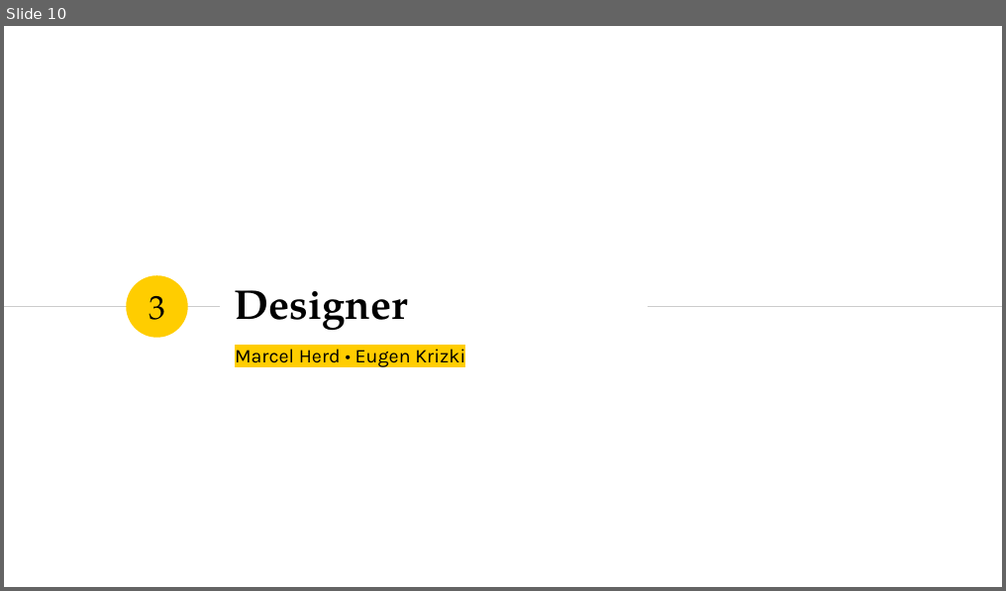
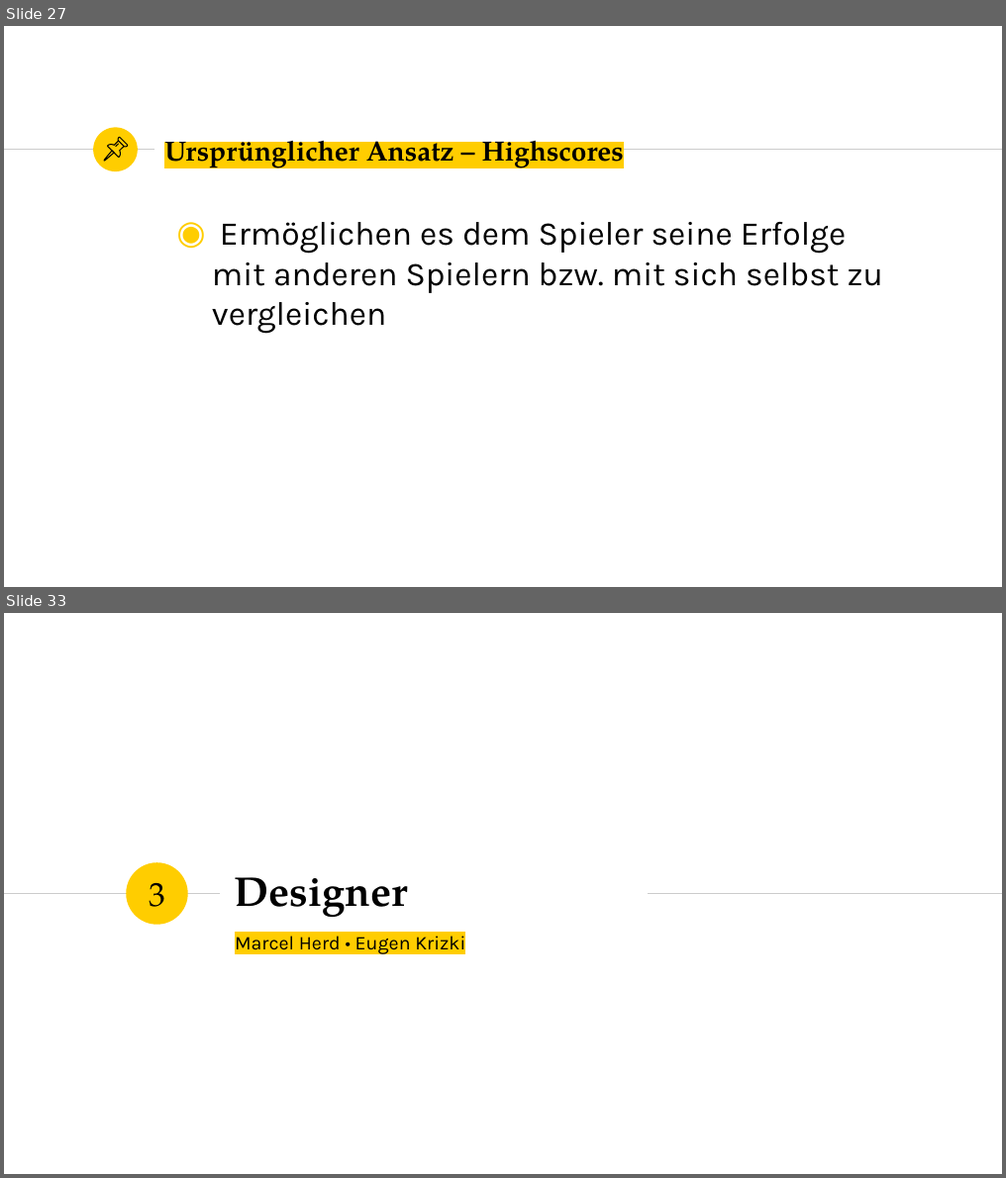
Before and after one commit to marcelherd/OOT-Projekt, a slide deck: Presentation/Presentation.pptx. Shown one above the other, each under a label of ours: slide 10 before the commit, slides 27 and 33 after it; the slides between them are not shown. The pictures are 1006x591 and 1006x1178 pixels, drawn with LibreOffice and Linux fonts; fonts in the diff are those of the drawing. Boxes give left, top, right and bottom in pixels: in the first picture for what was removed or moved away, otherwise in the second. Text is boxed around its words. In the diff, an @@ line names an element or a change of style, - is before the commit and + after.

```diff
--- a/Presentation/Presentation.pptx
+++ b/Presentation/Presentation.pptx
@@ slide 27 added at (4, 26, 1002, 587), background #FFFFFF @@
@@ ellipse added at (93, 128, 137, 172), fill #FFCD00 @@
@@ group added at (104, 138, 127, 161): 4 freeform shapes @@
@@ title added at (164, 132, 624, 172), 20 pt, text #000000, bold @@
+Ursprünglicher Ansatz – Highscores
@@ line added from (4, 150) to (153, 150), #CCCCCC 0.75 pt @@
@@ line added from (579, 150) to (1002, 150), #CCCCCC 0.75 pt @@
@@ text added at (212, 222, 883, 334), 24 pt, text #000000 @@
+◉ Ermöglichen es dem Spieler seine Erfolge mit anderen Spielern bzw. mit sich selbst zu vergleichen
@@ what was slide 10 is now slide 33 @@
```
Also in this commit, not shown: 22 other slides added.
